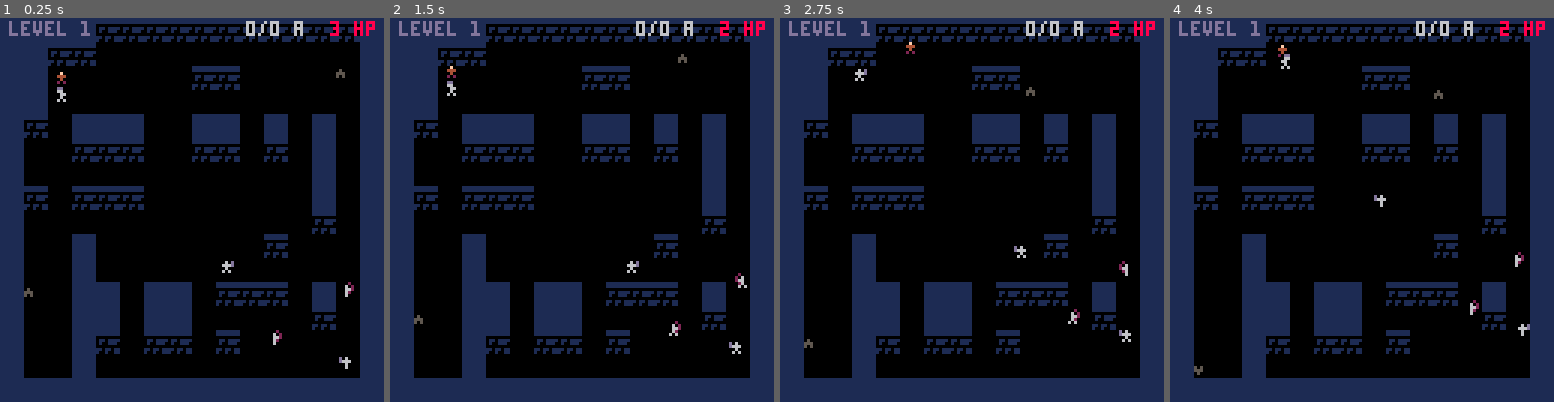
Above: before the commit, frames 1-4 (left to right).
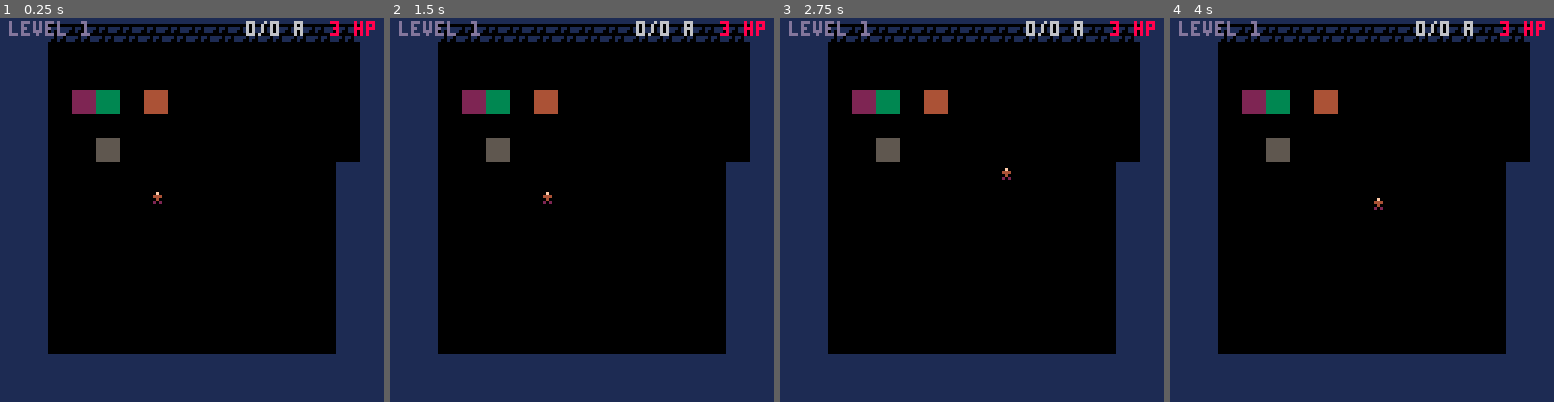
Above: after the commit, the same moments.

Repository: ironchestgames/pico-8-carts
Game: PICO-8 cartridge epicevilender.p8
The game is run twice, just before and just after one commit, with the same random seed, the same clock (stepped at 60 frames per second) and the same inputs.
Inputs:
- Up to frame 1 (0.25 s): no input
- Up to frame 2 (1.5 s): tap X (X key) at 0.33, 1.07 s; tap O (Z key) at 0.7 s
- Up to frame 3 (2.75 s): hold Right 1.6-2.1 s; tap O (Z key) at 1.7, 2.1, 2.5 s; tap X (X key) at 1.85 s; hold Up 2.15-2.42 s; hold Right from 2.47 s (still down)
- Up to frame 4 (4 s): tap O (Z key) at 2.9, 3.3, 3.7 s; tap X (X key) at 2.97 s; release Right at 3.03 s; hold Left 3.08-3.58 s; hold Down 3.63-3.97 s

The runs differ from the first frame. In frame 1, 27% of the frame differs, in the area x 6-94%, y 1-94%; in frame 2, 27%; in frame 3, 27%; in frame 4, 27%.

Commit message:
epicevilender - overworld basemap

Diff:
--- a/epicevilender.p8
+++ b/epicevilender.p8
@@ -644,11 +644,41 @@
 
 
 -- overworld scene
+function getoverworldmap()
+ local basemap={}
+
+ for _y=0,15 do
+  basemap[_y]={}
+  for _x=0,16 do
+   basemap[_y][_x]=0
+  end
+ end
+
+ basemap.mapprops={}
+ for _y=0,15 do
+  basemap.mapprops[_y]={}
+  for _x=0,16 do
+   basemap.mapprops[_y][_x]=0
+   local _col=sget(_x,96+_y)
+   if _col == 15 then
+    basemap[_y][_x]=15
+   elseif _col == 1 then
+    basemap[_y][_x]=1
+   elseif _col > 1 then
+    basemap.mapprops[_y][_x]=222+_col
+   end
+  end
+ end
+
+ return basemap
+end
+
 function overworldinit()
  _update60=overworldupdate
  _draw=overworlddraw
 
- mapinit(getbasemap())
+ -- mapinit(getbasemap())
+ mapinit(getoverworldmap())
 end
 
 function overworldupdate()
@@ -1215,7 +1245,7 @@
  end
  do
   local enemy=actors[curenemyidx]
-  if avatar.hp > 0 and enemy.ai then
+  if avatar.hp > 0 and enemy and enemy.ai then
 
    -- resolving effect vars
    local isresolvingeffect=enemy.ai.state=='recovering'
Not shown, changed: 105 lines of the sprite sheet (__gfx__) section of epicevilender.p8
